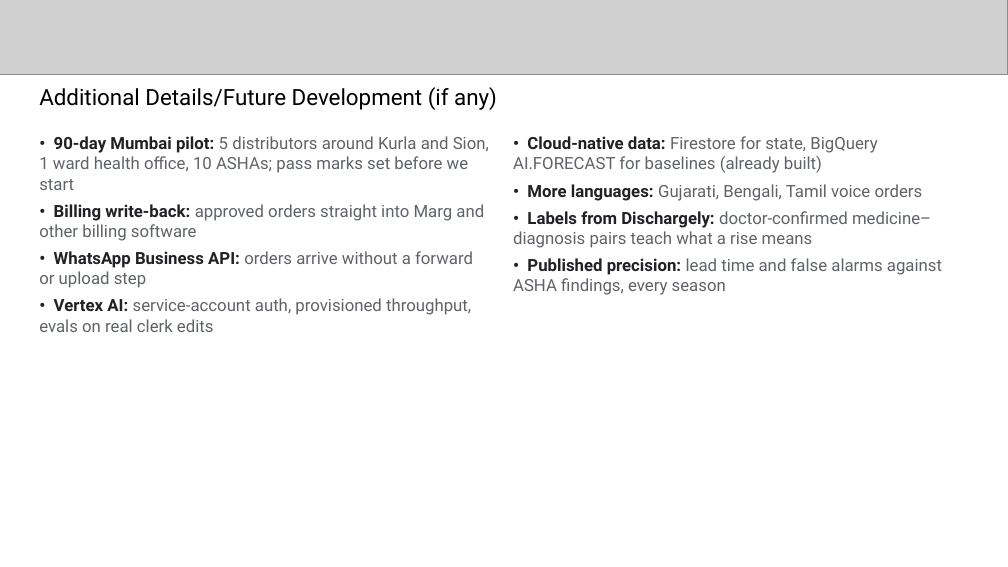
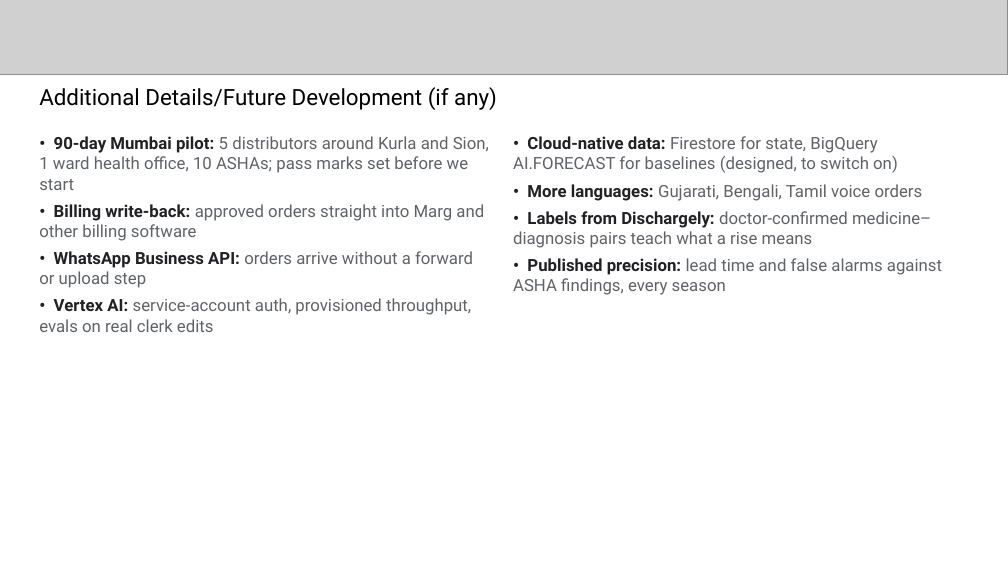
Before and after one commit to thebigsurf/firstsign-buildathon, a slide deck: slide 12 of docs/submission/FirstSign_Final_Submission.pptx. Drawn at 1008x567 pixels with LibreOffice and Linux fonts; fonts in the diff are those of the drawing; grey boxes stand for pictures. Boxes give left, top, right and bottom in pixels: in the first picture for what was removed or moved away, otherwise in the second. Text is boxed around its words. In the diff, an @@ line names an element or a change of style, - is before the commit and + after.

```diff
--- a/docs/submission/FirstSign_Final_Submission.pptx
+++ b/docs/submission/FirstSign_Final_Submission.pptx
@@ text at [513, 136, 898, 173]: text changed @@
-• Cloud-native data: Firestore for state, BigQuery AI.FORECAST for baselines (already built)
+• Cloud-native data: Firestore for state, BigQuery AI.FORECAST for baselines (designed, to switch on)
```
Also in this commit, not shown: 3 other slides changed, 12 other files.
